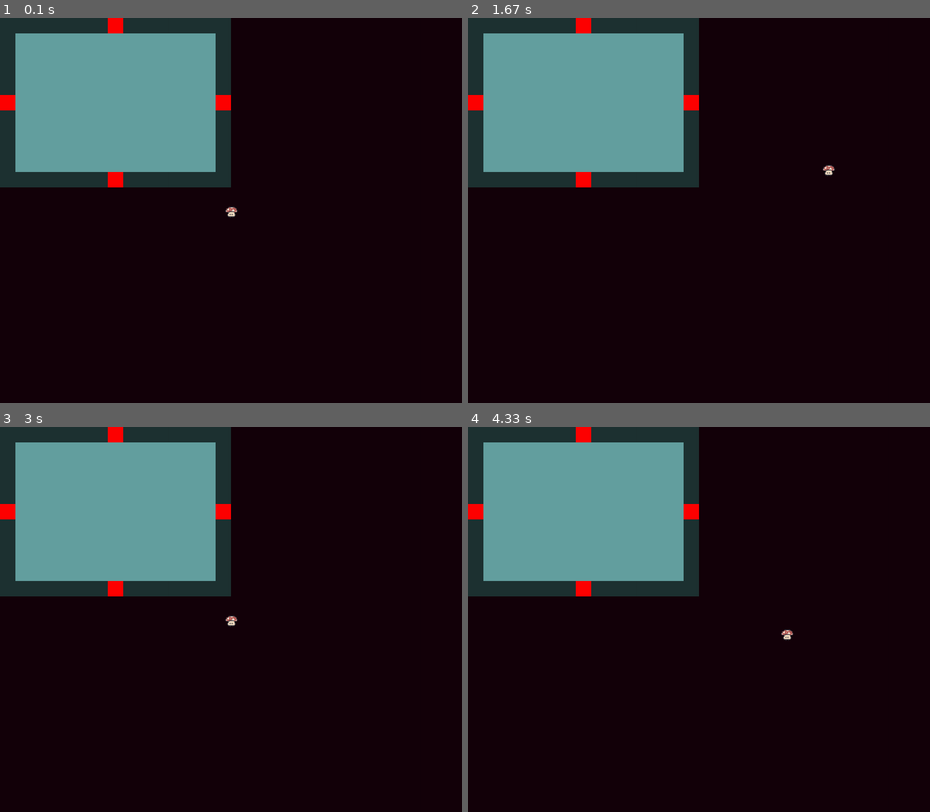
Above: before the commit, frames 1-4 (two rows, left to right).
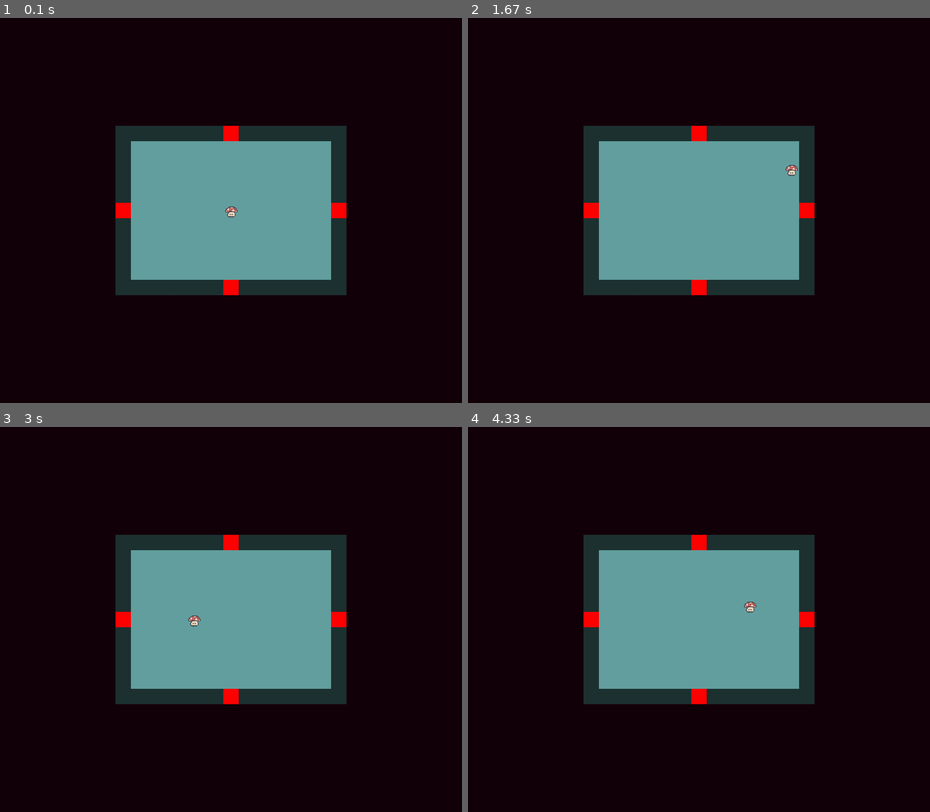
Above: after the commit, the same moments.

Repository: PiotrO15/PythonDungeons
Game: pygame game, started from src/main.py
Same seed, same stepped clock (60 frames per second), same inputs: the game is played once before the commit and once after it.
Inputs:
- Up to frame 1 (0.1 s): no input
- Up to frame 2 (1.67 s): hold D 0.33-0.8 s; hold W 0.83-1.13 s; hold D 1.17-1.63 s
- Up to frame 3 (3 s): hold A 1.67-2.2 s; hold S 2.23-2.53 s; hold A 2.57-2.97 s
- Up to frame 4 (4.33 s): hold W 3-3.37 s; hold D 3.4-4.03 s; hold S from 4.07 s (still down)

The runs differ from the first frame. In frame 1, 38% of the frame differs, in the area x 0-75%, y 0-72%; in frame 2, 38%, in the area x 0-80%, y 0-72%; in frame 3, 38%; in frame 4, 38%.

Commit message:
center room display

Diff:
--- a/generator.py
+++ b/generator.py
@@ -74,7 +74,7 @@
         for neighbor in self.neighbors:
             grid_diff_x = neighbor.position[0] - self.position[0]
             grid_diff_y = neighbor.position[1] - self.position[1]
-            print(grid_diff_x, grid_diff_y)
+            # print(grid_diff_x, grid_diff_y)
             door_cords = (0, 0)
 
             if neighbor.direction == Direction.UP:
@@ -86,7 +86,7 @@
             elif neighbor.direction == Direction.RIGHT:
                 door_cords = (int((grid_diff_y + 0.5) * utils.ROOM_DIMENSIONS[1]), -1)
 
-            print(door_cords)
+            # print(door_cords)
             self.layout[door_cords[0]][door_cords[1]] = 11
             doors[door_cords] = neighbor.position
 
--- a/src/map/display_map.py
+++ b/src/map/display_map.py
@@ -1,12 +1,8 @@
 import pygame
 
-from src import game, utils
+from src import utils
 
 TILE_SIZE = utils.TILE_SIZE
-WORLD_SIZE = utils.WORLD_SIZE
-
-SCREEN_WIDTH = 1000
-SCREEN_HEIGHT = 800
 
 # Define colors
 background_color = (20, 0, 10)
@@ -24,7 +20,10 @@
 }
 
 def draw_room(dungeon_layout, screen):
-    #TODO: center the display
+    room_size = (len(dungeon_layout[0]) * TILE_SIZE, len(dungeon_layout) * TILE_SIZE)
+    top_left_corner = [(a - b)/2 for a, b in zip(utils.SCREEN_SIZE, room_size)]
+    # print(room_size)
+    # print(top_left_corner)
 
     # Clear the screen
     screen.fill(background_color)
@@ -32,7 +31,7 @@
     # Draw the dungeon
     for y, row in enumerate(dungeon_layout):
         for x, tile in enumerate(row):
-            rect = pygame.Rect(x * TILE_SIZE, y * TILE_SIZE, TILE_SIZE, TILE_SIZE)
+            rect = pygame.Rect(top_left_corner[0] + x * TILE_SIZE, top_left_corner[1] + y * TILE_SIZE, TILE_SIZE, TILE_SIZE)
 
             pygame.draw.rect(screen, colors_dict.get(tile, unknown_color), rect)
 
--- a/src/utils.py
+++ b/src/utils.py
@@ -5,7 +5,6 @@
 SCREEN_SIZE = (1200, 1000)
 
 TILE_SIZE = 40
-WORLD_SIZE = (21 * TILE_SIZE, 14 * TILE_SIZE)
 ROOM_DIMENSIONS = (15, 11) # (y, x)
 BLACK = (0, 0, 0)
 WHITE = (255, 255, 255)
